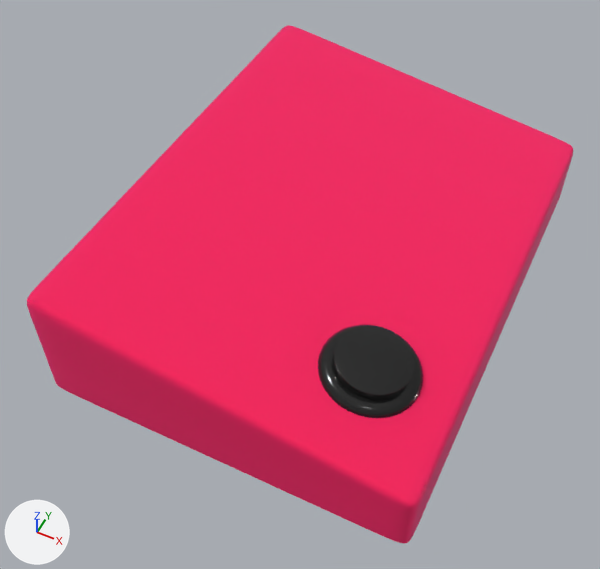
The glTF model models/beato2.gltf: old version first, new version second.
Before and after are seen from a 50 mm lens placed at (0.09, -0.196, 0.211), pointed at (0.001, -0.018, -0.012). Lighting does not change. The marker at lower left points along +X, +Y and +Z. Where no turn or scale is listed for an object, it has been applied to the vertices.
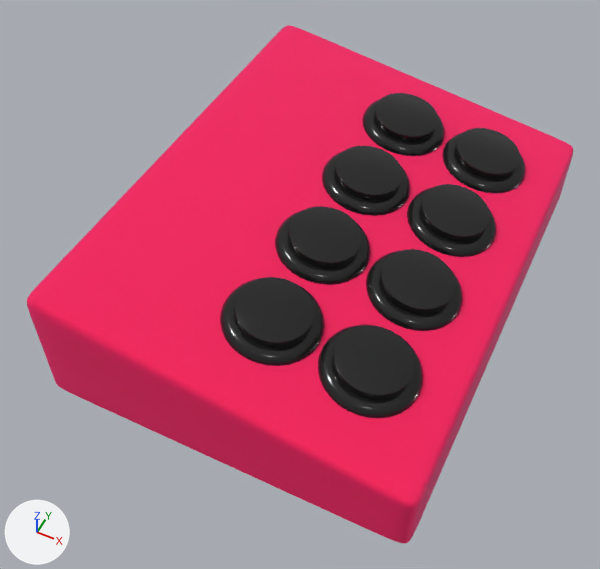
What the commit changed:
Object 'Cylinder.015' (ob_cylinder_015) is new; it shows a copy of the mesh of ob_cylinder.
Its location is (0.0096, 0.0544, 0.0141).
Object 'Cylinder.014' (ob_cylinder_014) is new; it shows a copy of the mesh of ob_cylinder_006.
Its location is (0.0096, 0.0538, 0.0126).
Object 'Cylinder.013' (ob_cylinder_013) is new; it shows a copy of the mesh of ob_cylinder.
Its location is (0.0096, 0.0183, 0.0141).
Object 'Cylinder.012' (ob_cylinder_012) is new; it shows a copy of the mesh of ob_cylinder_006.
Its location is (0.0096, 0.0177, 0.0126).
Object 'Cylinder.011' (ob_cylinder_011) is new; it shows a copy of the mesh of ob_cylinder.
Its location is (0.0096, -0.0178, 0.0141).
Object 'Cylinder.010' (ob_cylinder_010) is new; it shows a copy of the mesh of ob_cylinder_006.
Its location is (0.0096, -0.0184, 0.0126).
Object 'Cylinder.008' (ob_cylinder_008) is new; it shows a copy of the mesh of ob_cylinder.
Its location is (0.0096, -0.054, 0.0141).
Object 'Cylinder.007' (ob_cylinder_007) is new; it shows a copy of the mesh of ob_cylinder_006.
Its location is (0.0096, -0.0545, 0.0126).
Object 'Cylinder.009' (ob_cylinder_009) is new; it shows a copy of the mesh of ob_cylinder.
Its location is (0.0428, 0.0544, 0.0086).
Object 'Cylinder.005' (ob_cylinder_005) is new; it shows a copy of the mesh of ob_cylinder_006.
Its location is (0.0428, 0.0538, 0.0072).
Object 'Cylinder.004' (ob_cylinder_004) is new; it shows a copy of the mesh of ob_cylinder.
Its location is (0.0428, 0.0183, 0.0086).
Object 'Cylinder.003' (ob_cylinder_003) is new; it shows a copy of the mesh of ob_cylinder_006.
Its location is (0.0428, 0.0177, 0.0072).
Object 'Cylinder.002' (ob_cylinder_002) is new; it shows a copy of the mesh of ob_cylinder.
Its location is (0.0428, -0.0178, 0.0086).
Object 'Cylinder.001' (ob_cylinder_001) is new; it shows a copy of the mesh of ob_cylinder_006.
Its location is (0.0428, -0.0184, 0.0072).

Where the change shows, as pixel boxes [x1, y1, x2, y2] in the pictures (600 x 569 px):
'Cylinder.008', added (black): after [234, 277, 314, 348]
'Cylinder.002', added (black): after [380, 249, 455, 314]
'Cylinder.011', added (black): after [288, 206, 362, 268]
'Cylinder.004', added (black): after [420, 184, 490, 242]
'Cylinder.013', added (black): after [334, 146, 403, 201]
'Cylinder.007', added (black): after [220, 278, 325, 366]
'Cylinder.009', added (black): after [455, 128, 520, 179]
'Cylinder.015', added (black): after [374, 93, 438, 142]
'Cylinder.001', added (black): after [366, 251, 463, 331]
'Cylinder.010', added (black): after [275, 210, 371, 285]
'Cylinder.003', added (black): after [407, 188, 496, 257]
'Cylinder.012', added (black): after [322, 152, 410, 216]
'Cylinder.005', added (black): after [442, 132, 526, 193]
'Cylinder.014', added (black): after [363, 99, 445, 156]
